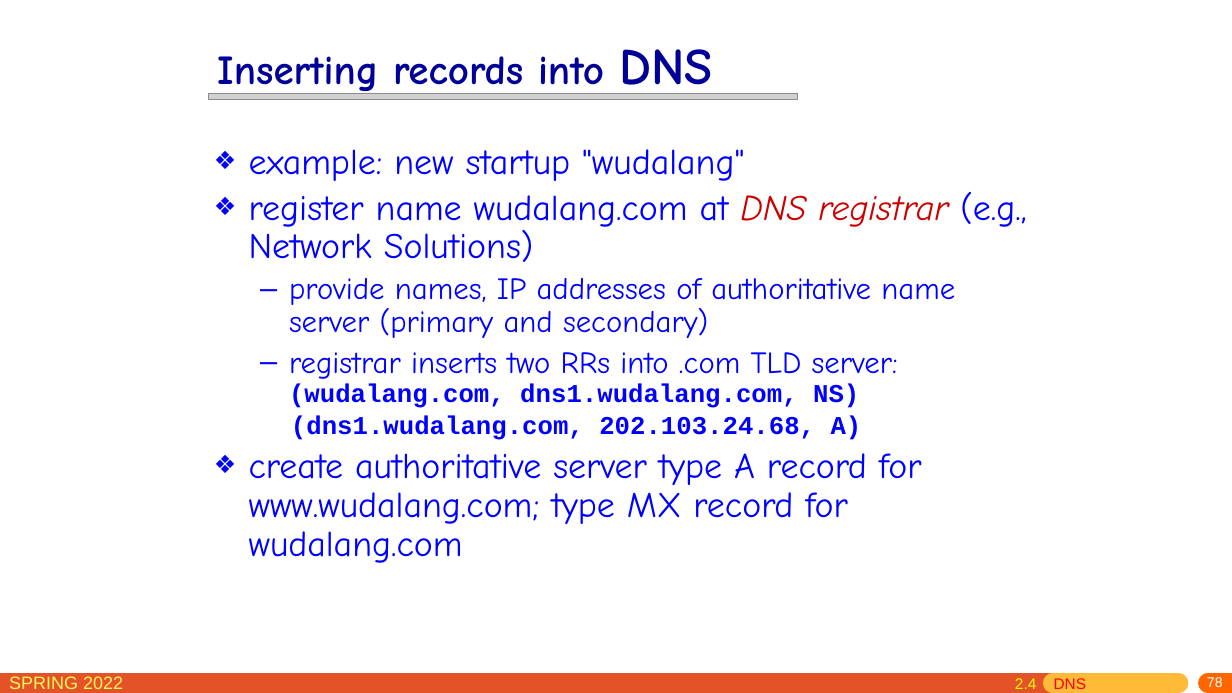
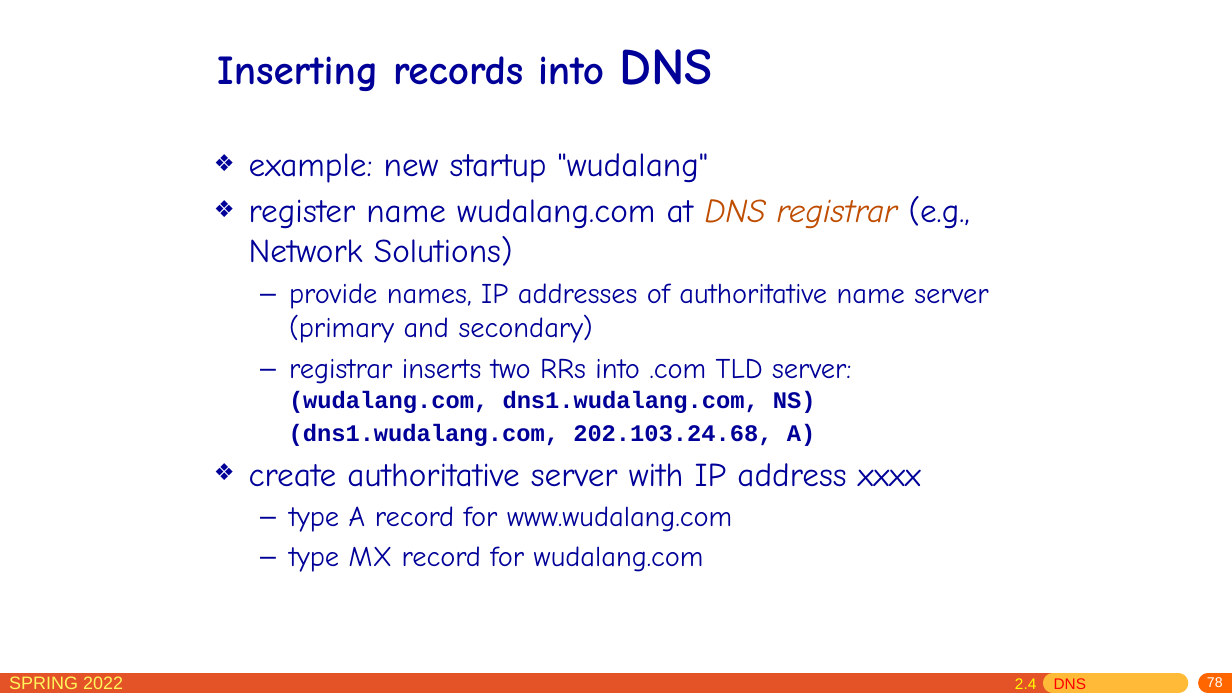
Before and after one commit to network-whu/slides, a slide deck: slide 78 of pptx/chapter2.pptx. Drawn at 1232x693 pixels with LibreOffice and Linux fonts; fonts in the diff are those of the drawing; grey boxes stand for pictures. Boxes give left, top, right and bottom in pixels: in the first picture for what was removed or moved away, otherwise in the second. Text is boxed around its words. In the diff, an @@ line names an element or a change of style, - is before the commit and + after.

```diff
--- a/pptx/chapter2.pptx
+++ b/pptx/chapter2.pptx
@@ picture removed at (208,93,798,100) @@
@@ text at (249,153,988,446): size 28 to 25.9 pt in "example: new startup "wudalang"", "register name wudalang.com at DNS registrar (e.g., ..."; text colour #0000FF to #000099 in "example: new startup "wudalang"", "register name wudalang.com at (e.g., Network Solutions)", "provide names, IP addresses of authoritative name ...", "registrar inserts two RRs into .com TLD ..." and 1 more places; text colour #CC0000 to #BF4D00 in "DNS registrar"; size 24 to 22.2 pt in "provide names, IP addresses of authoritative name ...", "registrar inserts two RRs into .com TLD ..."; size 20 to 18.5 pt in "(wudalang.com, dns1.wudalang.com, NS)", "(dns1.wudalang.com, 202.103.24.68, A)"; line spacing 0.9 to 1 @@
@@ text at (249,463,921,572): text changed; size 28 to 22.2 pt; text colour #0000FF to #000099 @@
-❖ create authoritative server type A record for www.wudalang.com; type MX record for wudalang.com
+❖ create authoritative server with IP address xxxx
+  – type A record for www.wudalang.com
+  – type MX record for wudalang.com
```
Also in this commit, not shown: 61 other slides changed, 1 slide added, 1 other file.
